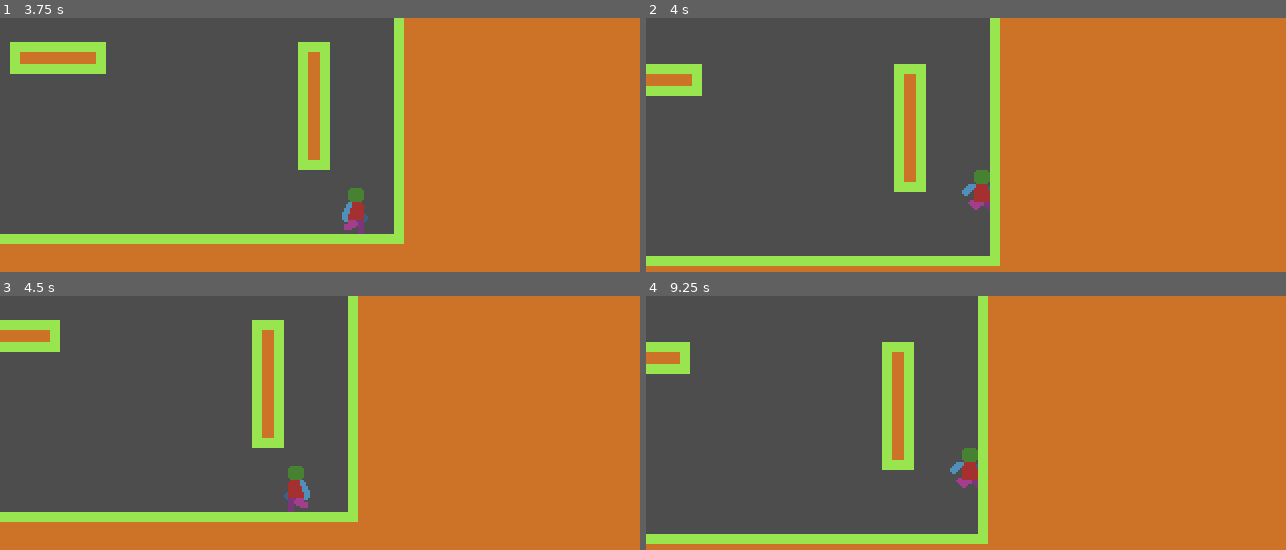
Above: before the commit, frames 1-4 (two rows, left to right).
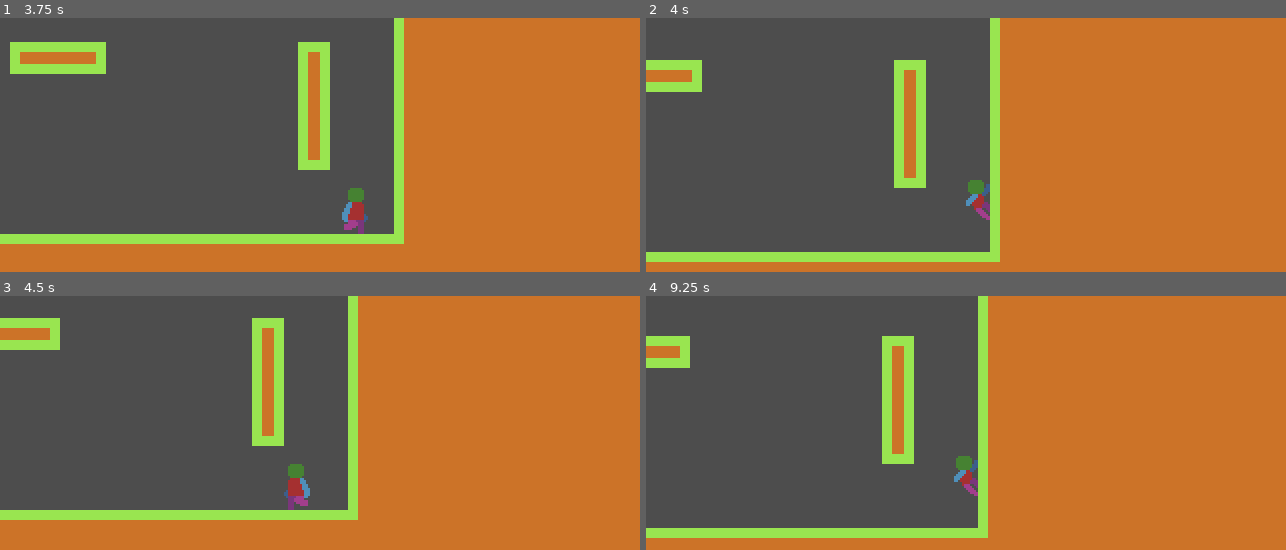
Above: after the commit, the same moments.

Repository: Vladimir91f/MyTest2DGame
Game: Godot game, scene res://MainScene/MainScene.tscn
Two runs of this game, one before a commit and one after it. Both use one fixed random seed, a clock stepped at 60 frames per second and the inputs below.
Inputs:
- Up to frame 1 (3.75 s): hold D (KeyRight) 0.53-2.03 s; tap Space (KeyJump) at 0.77, 1.52, 3.02 s; hold A (KeyLeft) 2.03-2.78 s; hold D (KeyRight) from 2.78 s (still down)
- Up to frame 2 (4 s): keep holding D (KeyRight); tap Space (KeyJump) at 3.77 s
- Up to frame 3 (4.5 s): release D (KeyRight) at 4.28 s; hold A (KeyLeft) from 4.28 s (still down)
- Up to frame 4 (9.25 s): tap Space (KeyJump) at 4.52, 6.02, 6.77, 7.52, 9.02 s; release A (KeyLeft) at 5.03 s; hold D (KeyRight) 5.03-5.78 s; hold A (KeyLeft) 5.78-7.28 s; hold D (KeyRight) from 7.28 s (still down)

Frame 1 is identical in both runs. In frame 2, 2.9% of the frame differs, in the area x 0-56%, y 16-98%; in frame 3, 1.4%; in frame 4, 3.8%, in the area x 0-54%, y 15-98%.

Commit message:
Добавил скольжение по стене.

Diff:
--- a/Entities/Player/Player.gd
+++ b/Entities/Player/Player.gd
@@ -13,6 +13,7 @@
 const JUMP = "Jump"
 const FALL = "Fall"
 const WALL_JUMP = "WallJump"
+const WALL_SLIDE = "WallSlide"
 
 # Movement
 const RUN_SPEED = 120.0
--- a/Entities/Player/Player.tscn
+++ b/Entities/Player/Player.tscn
@@ -8,6 +8,7 @@
 [ext_resource type="Script" uid="uid://d234q5hjisehc" path="res://Entities/Player/States/Jump.gd" id="6_hj1c0"]
 [ext_resource type="Script" uid="uid://bwtw6131gmpln" path="res://Entities/Player/States/Fall.gd" id="7_x44r4"]
 [ext_resource type="Script" uid="uid://crdwyrlis0yiu" path="res://Entities/Player/States/WallJump.gd" id="8_x44r4"]
+[ext_resource type="Script" uid="uid://0xrevy5pcxqb" path="res://Entities/Player/States/WallSlide.gd" id="9_761t5"]
 
 [sub_resource type="RectangleShape2D" id="RectangleShape2D_ww0jn"]
 size = Vector2(8, 23)
@@ -112,6 +113,23 @@
 "transitions": PackedFloat32Array(1),
 "update": 1,
 "values": [88]
+}
+
+[sub_resource type="Animation" id="Animation_761t5"]
+resource_name = "WallSlide"
+loop_mode = 1
+step = 0.02
+tracks/0/type = "value"
+tracks/0/imported = false
+tracks/0/enabled = true
+tracks/0/path = NodePath("Sprite:frame")
+tracks/0/interp = 1
+tracks/0/loop_wrap = true
+tracks/0/keys = {
+"times": PackedFloat32Array(0),
+"transitions": PackedFloat32Array(1),
+"update": 1,
+"values": [80]
 }
 
 [sub_resource type="AnimationLibrary" id="AnimationLibrary_1des2"]
@@ -121,7 +139,8 @@
 &"Jump": SubResource("Animation_an6q6"),
 &"RESET": SubResource("Animation_vweq0"),
 &"Run": SubResource("Animation_1des2"),
-&"WallJump": SubResource("Animation_x44r4")
+&"WallJump": SubResource("Animation_x44r4"),
+&"WallSlide": SubResource("Animation_761t5")
 }
 
 [node name="Player" type="CharacterBody2D"]
@@ -166,6 +185,9 @@
 [node name="WallJump" type="Node" parent="StateMachine"]
 script = ExtResource("8_x44r4")
 
+[node name="WallSlide" type="Node" parent="StateMachine"]
+script = ExtResource("9_761t5")
+
 [node name="Raycasts" type="Node2D" parent="."]
 
 [node name="WallJump" type="Node2D" parent="Raycasts"]
--- a/Entities/Player/States/Fall.gd
+++ b/Entities/Player/States/Fall.gd
@@ -16,7 +16,13 @@
 	# Ограничиваем максимальную скорость падения
 	HandleMaxFallVelocity()
 	# Добавляем обработку состояний
-	HandleStates([player.IDLE, player.RUN, player.JUMP, player.WALL_JUMP])
+	HandleStates([
+		player.IDLE,
+		player.RUN,
+		player.JUMP,
+		player.WALL_JUMP,
+		player.WALL_SLIDE
+	])
 	# Анимируем
 	player.Animator.play(player.FALL)
 
--- a/Entities/Player/States/Idle.gd
+++ b/Entities/Player/States/Idle.gd
@@ -5,7 +5,10 @@
 
 func Update(_delta):
 	# Добавляем обработку состояний
-	HandleStates([player.RUN, player.JUMP])
+	HandleStates([
+		player.RUN,
+		player.JUMP
+	])
 	# Анимируем
 	player.Animator.play(player.IDLE)
 
--- a/Entities/Player/States/Jump.gd
+++ b/Entities/Player/States/Jump.gd
@@ -9,7 +9,10 @@
 func Update(_delta):
 	HandleMaxJumpVelocity()
 	# Добавляем обработку состояний
-	HandleStates([player.FALL, player.WALL_JUMP])
+	HandleStates([
+		player.FALL,
+		player.WALL_JUMP
+	])
 	# Анимируем
 	player.Animator.play(player.JUMP)
 
--- a/Entities/Player/States/Run.gd
+++ b/Entities/Player/States/Run.gd
@@ -5,7 +5,11 @@
 
 func Update(_delta):
 	# Добавляем обработку состояний
-	HandleStates([player.IDLE, player.JUMP])
+	HandleStates([
+		player.IDLE,
+		player.JUMP,
+		player.FALL
+	])
 	# Анимируем
 	player.Animator.play(player.RUN)
 
--- a/Entities/Player/States/WallJump.gd
+++ b/Entities/Player/States/WallJump.gd
@@ -7,11 +7,13 @@
 
 func Update(_delta):
 	# Добавляем обработку состояний
-	HandleStates([player.FALL])
+	HandleStates([
+		player.FALL
+	])
 	# Анимируем
 	player.Animator.play(player.WALL_JUMP)
 
 func Handle():
-	if ((player.wallDirectionX == Vector2.LEFT and player.keyJumpPressed and player.keyRightPressed)
-	or (player.wallDirectionX == Vector2.RIGHT and player.keyJumpPressed and player.keyLeftPressed)):
+	if ((player.wallDirectionX == Vector2.LEFT and player.keyJumpJustPressed and player.keyRightPressed)
+	or (player.wallDirectionX == Vector2.RIGHT and player.keyJumpJustPressed and player.keyLeftPressed)):
 		player.PlayerSM.ChangeState(player.WALL_JUMP)
--- /dev/null
+++ b/Entities/Player/States/WallSlide.gd
@@ -0,0 +1,30 @@
+class_name WallSlide extends PlayerState
+
+const WALL_SLIDE_SPEED = 40
+
+func Enter():
+	pass
+
+func Update(_delta):
+	HandleWallSlideMovement()
+	# Добавляем обработку состояний
+	HandleStates([
+		player.IDLE,
+		player.RUN,
+		player.WALL_JUMP
+	])
+	# Анимируем
+	player.Animator.play(player.WALL_SLIDE)
+
+func Handle():
+	if((player.wallDirectionX == Vector2.LEFT and player.keyLeftPressed and player.RCWallKickLeft.is_colliding())
+	or (player.wallDirectionX == Vector2.RIGHT and player.keyRightPressed and player.RCWallKickRight.is_colliding())):
+		if(!player.keyJumpJustPressed and !player.keyJumpPressed):
+			player.PlayerSM.ChangeState(player.WALL_SLIDE)
+
+func HandleWallSlideMovement():
+	# Если игрок просто прыгает у стены, скольжения не будет
+	if(player.wallDirectionX == Vector2.ZERO or (!player.keyLeftPressed and !player.keyRightPressed)):
+		player.PlayerSM.ChangeState(player.FALL)
+
+	player.velocity.y = WALL_SLIDE_SPEED
Not shown: 1 places in Entities/Player/Player.tscn that only renumber resources
Not shown, added: Entities/Player/States/WallSlide.gd.uid
